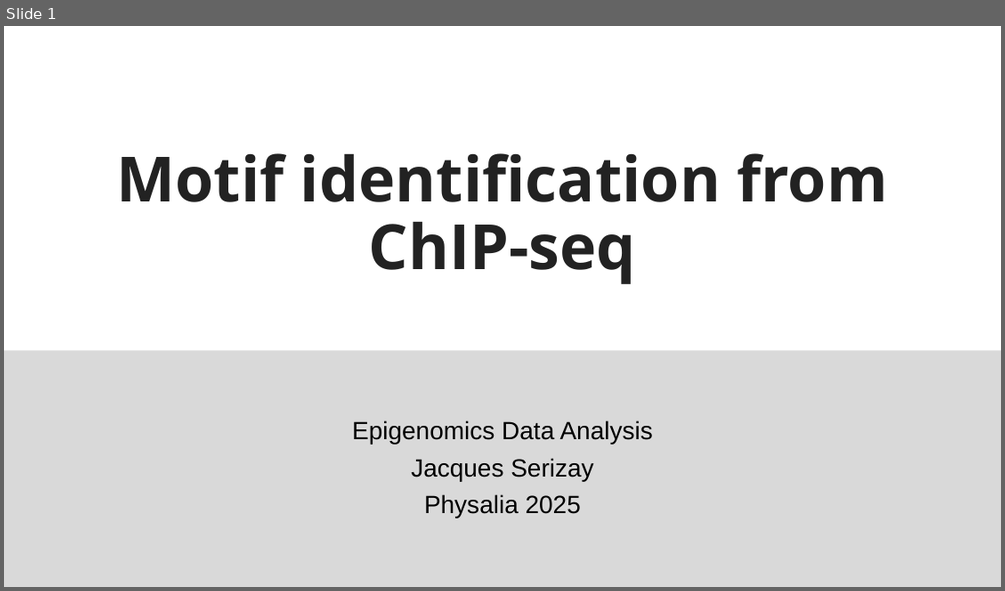
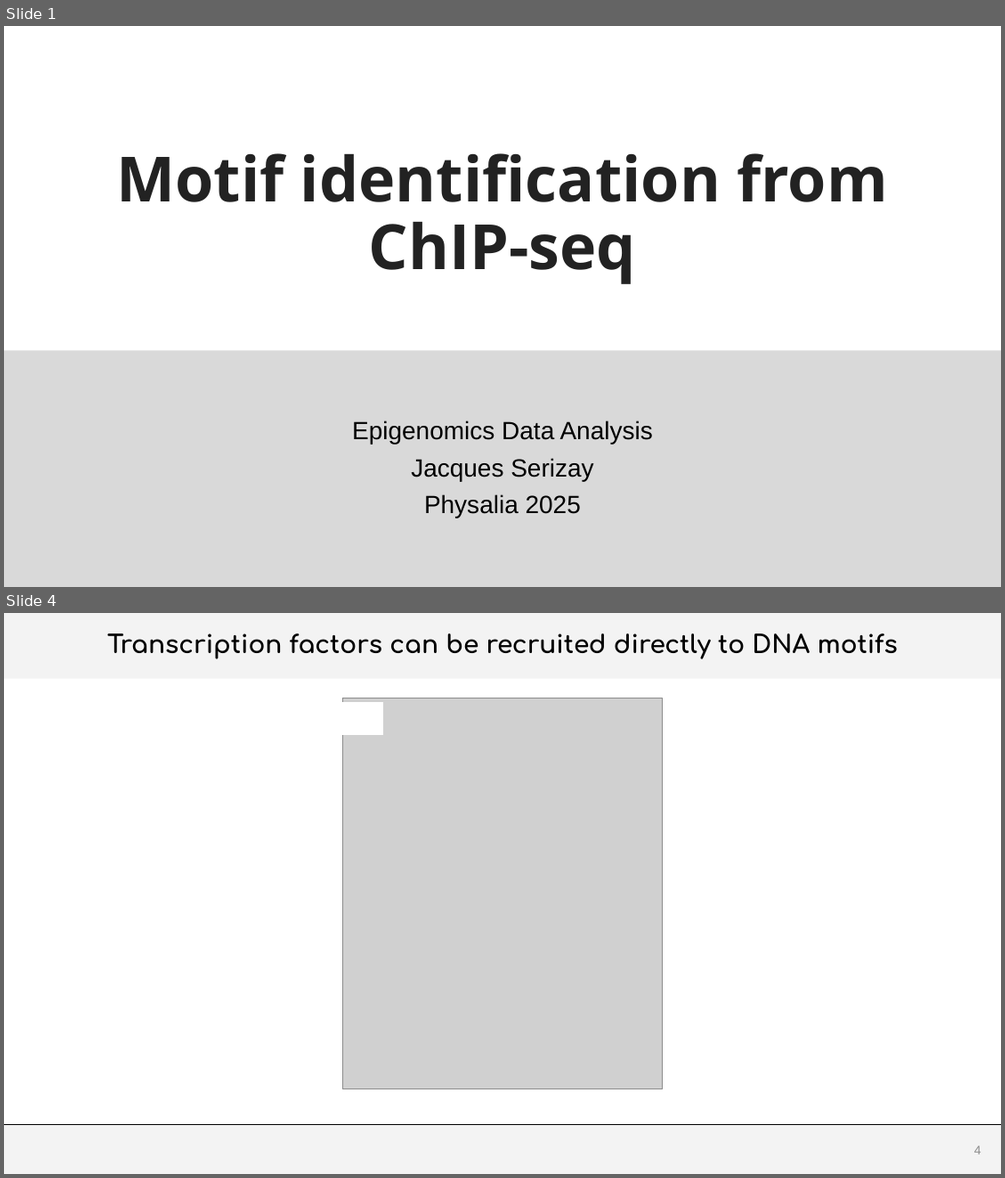
Before and after one commit to js2264/NGS-Physalia, a slide deck: inst/docs/Lecture6.pptx. Shown one above the other, each under a label of ours: slide 1 before the commit, slides 1 and 4 after it; the slides between them are not shown. The pictures are 1005x591 and 1005x1178 pixels, drawn with LibreOffice and Linux fonts; fonts in the diff are those of the drawing; grey boxes stand for pictures; background and template pictures are left out. Boxes give left, top, right and bottom in pixels: in the first picture for what was removed or moved away, otherwise in the second. Text is boxed around its words. In the diff, an @@ line names an element or a change of style, - is before the commit and + after.

```diff
--- a/inst/docs/Lecture6.pptx
+++ b/inst/docs/Lecture6.pptx
@@ slide 4 added at (x1=4, y1=613, x2=1001, y2=1174), background #FFFFFF @@
@@ title added at (x1=4, y1=613, x2=1001, y2=679), fill #D9D9D9 at 30% opacity, 24 pt, text #000000, bold @@
+Transcription factors can be recruited directly to DNA motifs
@@ rectangle added at (x1=342, y1=703, x2=383, y2=735), fill #FFFFFF, outline #FFFFFF 1 pt @@
@@ picture added at (x1=343, y1=698, x2=662, y2=1089) @@
@@ rectangle added at (x1=4, y1=1124, x2=1001, y2=1174), fill #D9D9D9 at 30% opacity @@
@@ line added from (4, 1124) to (1001, 1124), #000000 0.5 pt @@
@@ page number added at (x1=974, y1=1145, x2=981, y2=1154), 12 pt, text #8C8C8C @@
+4
```
Also in this commit, not shown: 1 slide changed, 13 other slides added, 8 other files.
